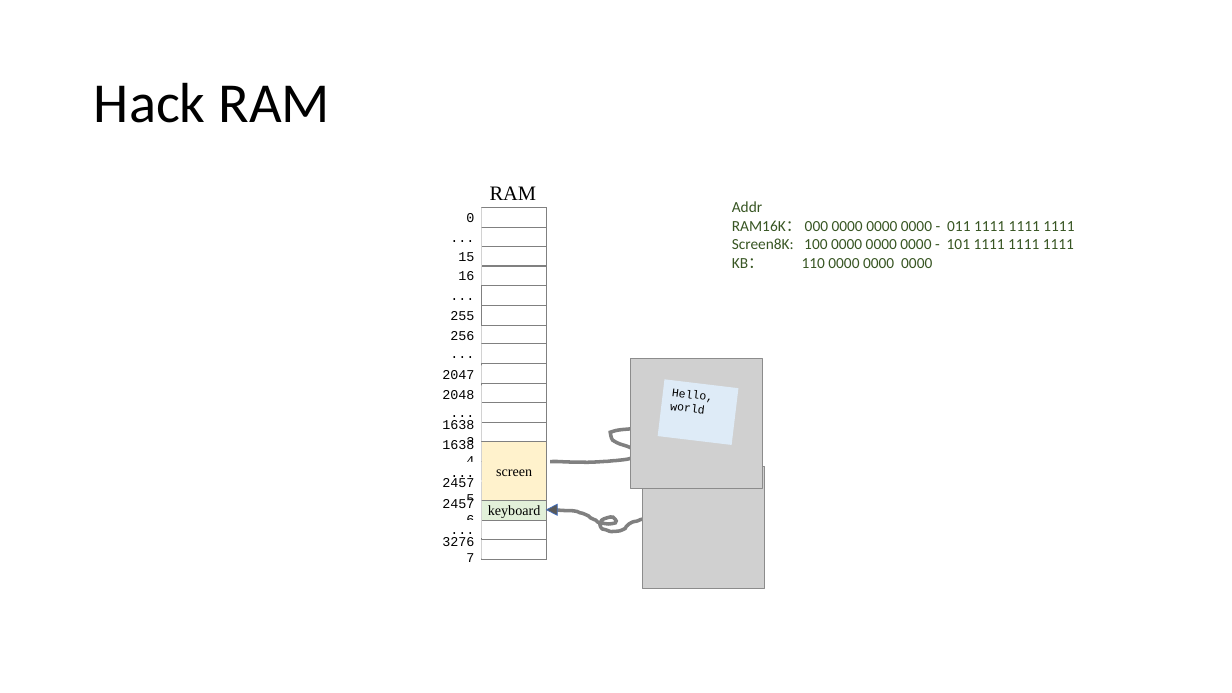
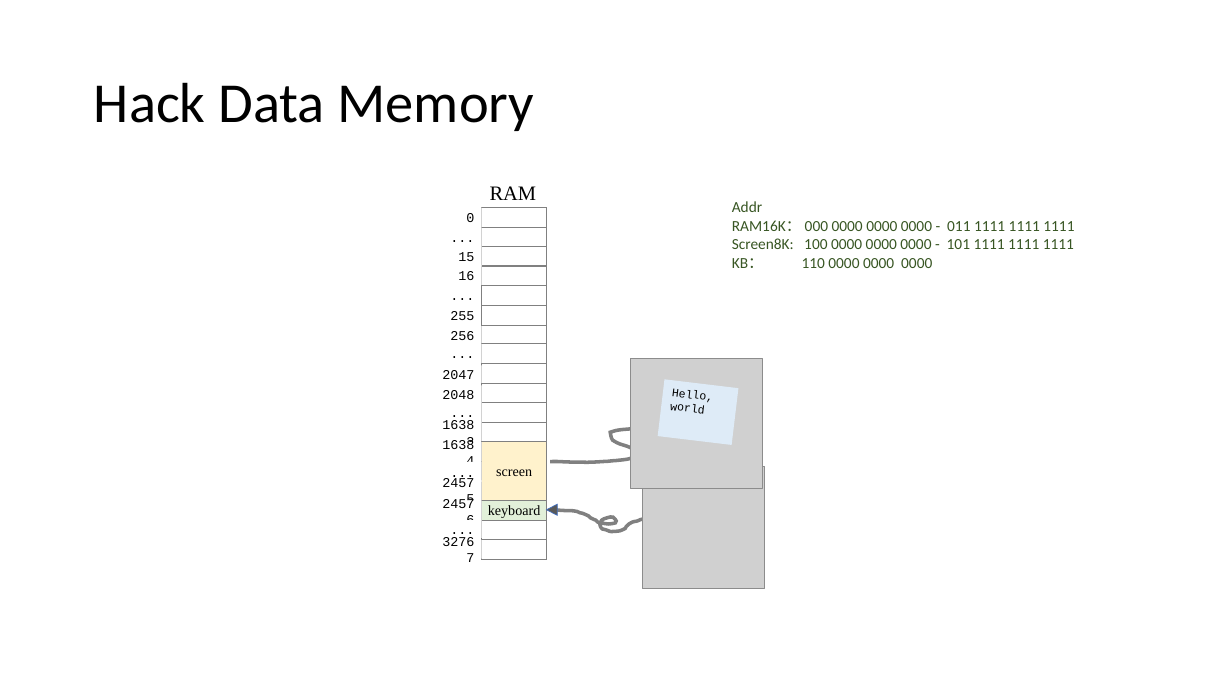
Before and after one commit to vcboy1/Leeds, a slide deck: slide 6 of 26fall/1860/Lecture/Week1.9/Lec 1.9.1 Memory II.pptx. Drawn at 1232x693 pixels with LibreOffice and Linux fonts; fonts in the diff are those of the drawing; grey boxes stand for pictures. Boxes give left, top, right and bottom in pixels: in the first picture for what was removed or moved away, otherwise in the second. Text is boxed around its words. In the diff, an @@ line names an element or a change of style, - is before the commit and + after.

```diff
--- a/26fall/1860/Lecture/Week1.9/Lec 1.9.1 Memory II.pptx
+++ b/26fall/1860/Lecture/Week1.9/Lec 1.9.1 Memory II.pptx
@@ title at (94, 82, 535, 131): text changed @@
-Hack RAM
+Hack Data Memory
```
Also in this commit, not shown: 17 other slides changed, 6 other files.
